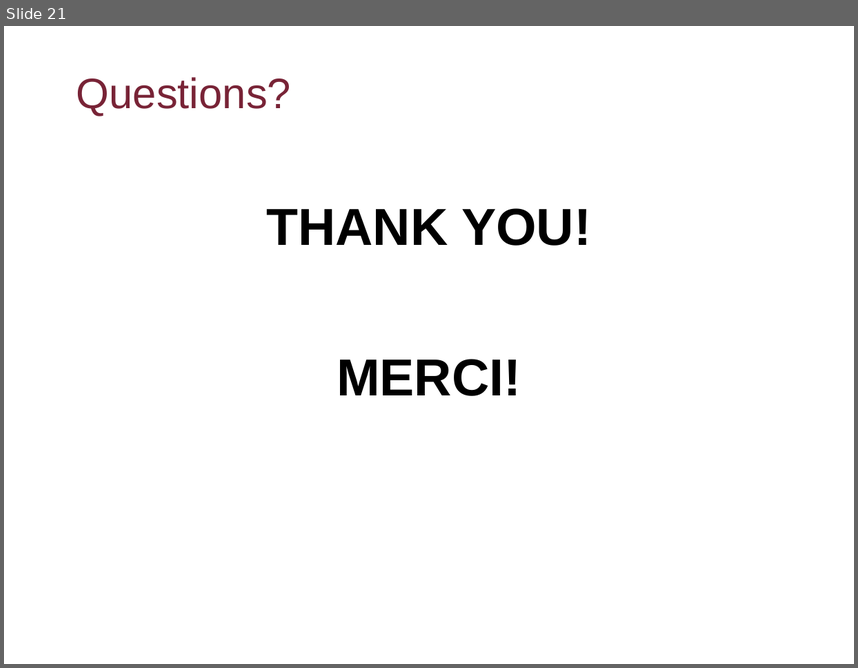
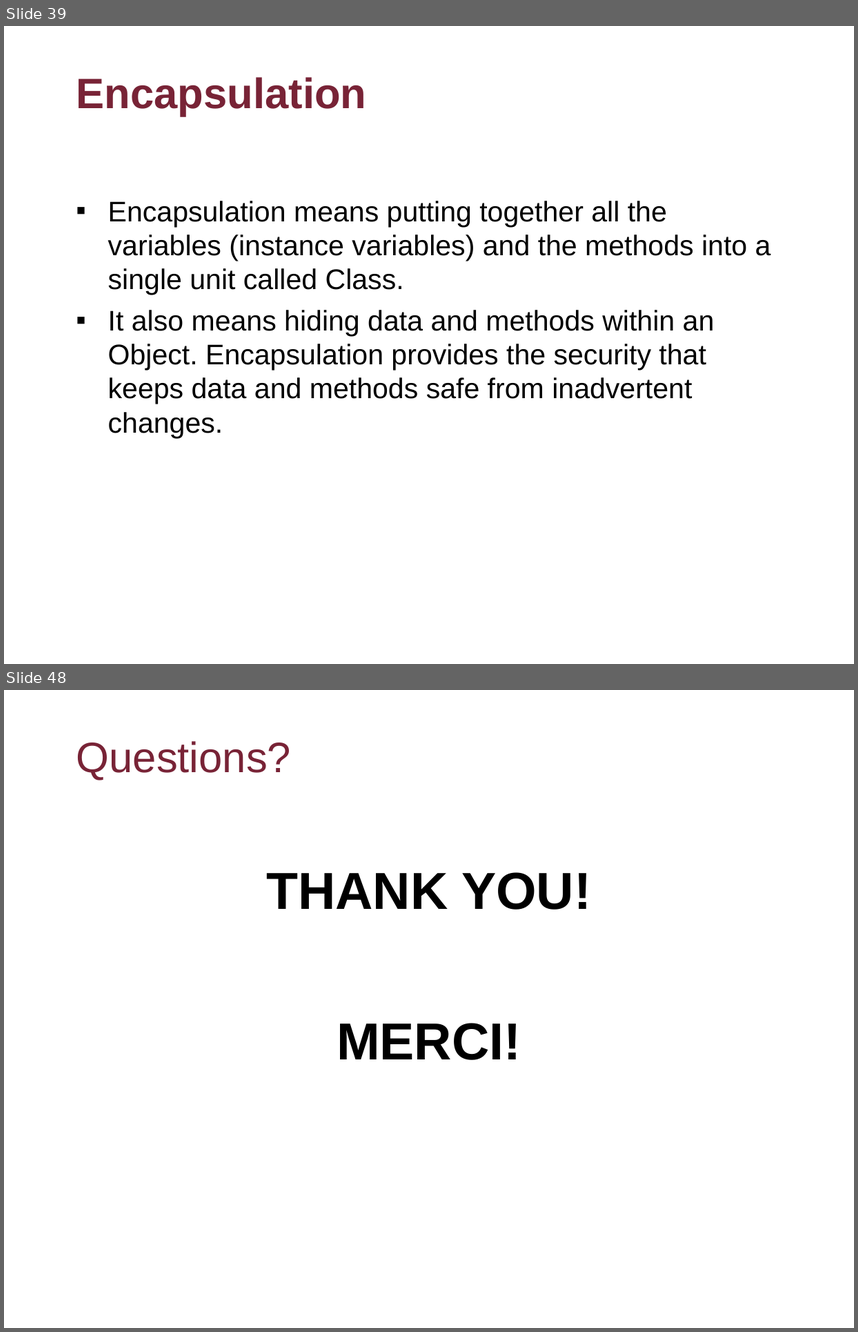
Before and after one commit to flyworker/java-workshop, a slide deck: Advanced Java Workshop-Concordia.ppt. Shown one above the other, each under a label of ours: slide 21 before the commit, slides 39 and 48 after it; the slides between them are not shown. The pictures are 858x668 and 858x1332 pixels, drawn with LibreOffice and Linux fonts; fonts in the diff are those of the drawing; background and template pictures are left out. Boxes give left, top, right and bottom in pixels: in the first picture for what was removed or moved away, otherwise in the second. Text is boxed around its words. In the diff, an @@ line names an element or a change of style, - is before the commit and + after.

```diff
--- a/Advanced Java Workshop-Concordia.ppt
+++ b/Advanced Java Workshop-Concordia.ppt
@@ slide 39 added at [4,26,854,664], background picture (left out) @@
@@ title added at [76,77,367,116], 36 pt, text #782336, bold @@
+Encapsulation
@@ text added at [108,201,771,438], 24 pt, text #000000 @@
+▪ Encapsulation means putting together all the variables (instance variables) and the methods into a single unit called Class.
+▪ It also means hiding data and methods within an Object. Encapsulation provides the security that keeps data and methods safe from inadvertent changes.
@@ what was slide 21 is now slide 48 @@
```
Also in this commit, not shown: 26 other slides added, 8 other files.
